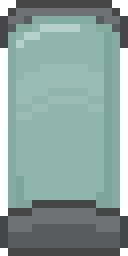
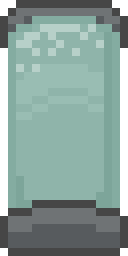
Before/after of a 128x256 layered artwork. What changed in the layer stack:
painted on "glass_highlights" over (16, 24, 104, 72)
